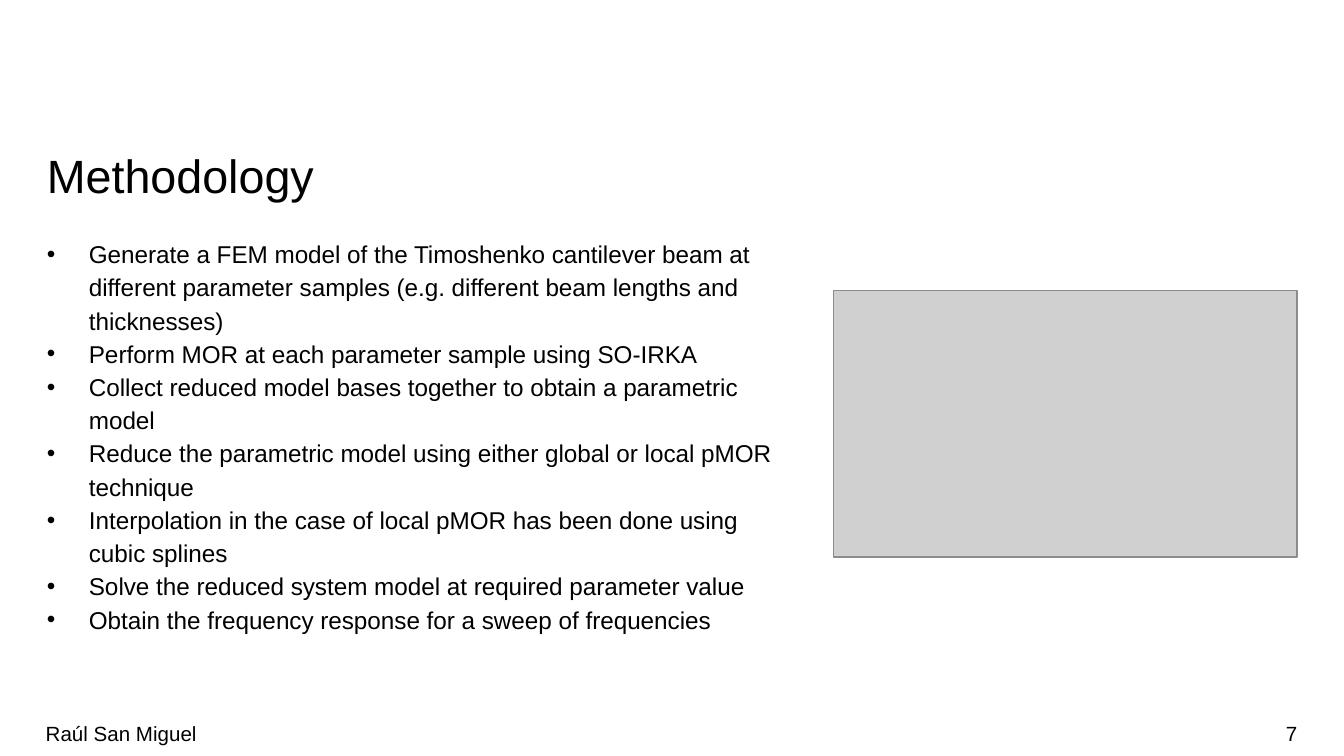
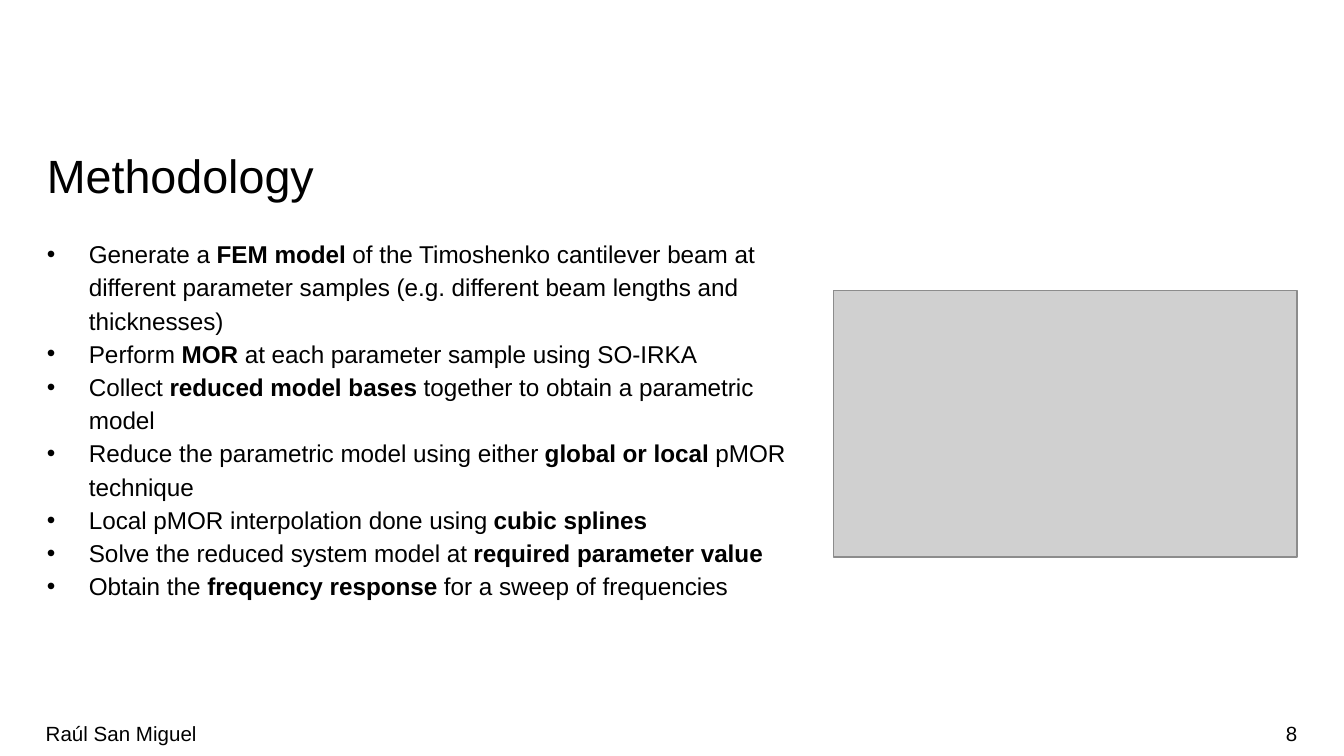
Before and after one commit to R-SMP/Global_Local_pMOR, a slide deck: slide 8 of pMOR.pptx (slide 7 before the commit). Drawn at 1344x756 pixels with LibreOffice and Linux fonts; fonts in the diff are those of the drawing; grey boxes stand for pictures; background and template pictures are left out. Boxes give left, top, right and bottom in pixels: in the first picture for what was removed or moved away, otherwise in the second. Text is boxed around its words. In the diff, an @@ line names an element or a change of style, - is before the commit and + after.

```diff
--- a/pMOR.pptx
+++ b/pMOR.pptx
@@ text at [89,245,785,600]: bold on in "FEM model", "MOR", "reduced model bases", "global or local" and 2 more places @@
@@ text at [89,511,647,534]: text changed @@
-• Interpolation in the case of local pMOR has been done using cubic splines
+• Local pMOR interpolation done using cubic splines
@@ page number at [1286,726,1297,742]: text changed @@
-7
+8
```
Also in this commit, not shown: 8 other slides changed, 1 slide added, 4 other files.
